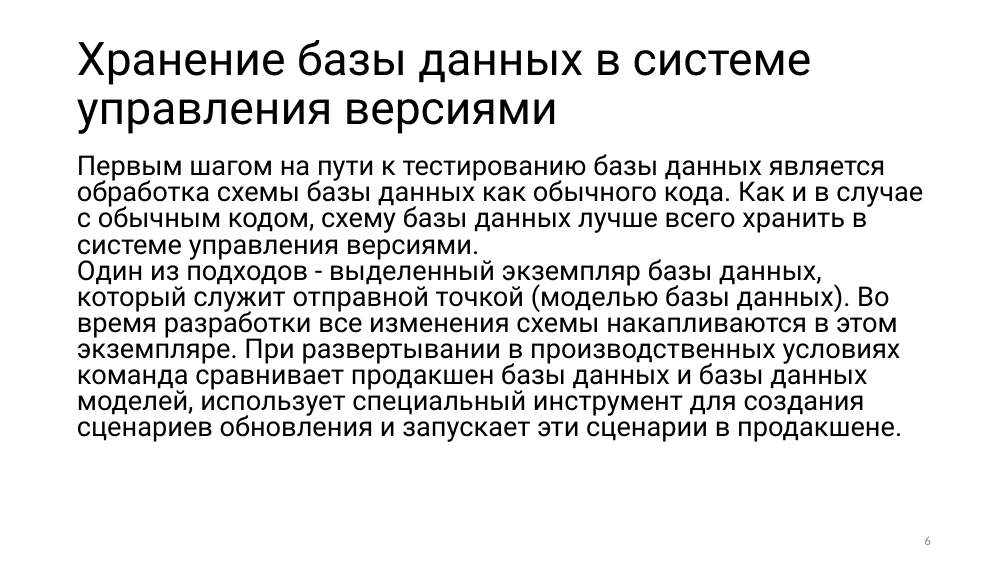
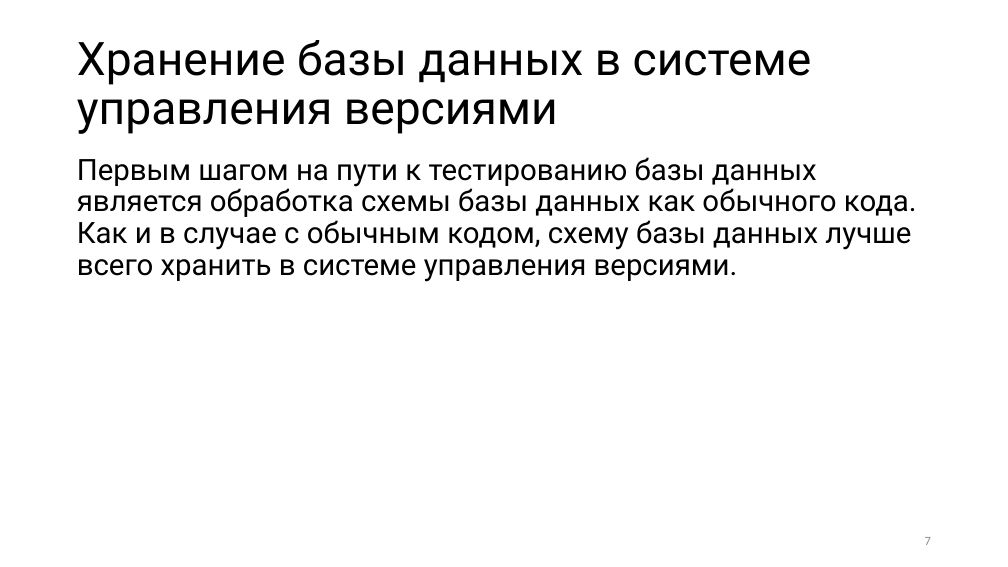
Before and after one commit to Sa1Gur/DbTest.Containers, a slide deck: slide 7 of DbaseTesting.pptx (slide 6 before the commit). Drawn at 1008x567 pixels with LibreOffice and Linux fonts; fonts in the diff are those of the drawing. Boxes give left, top, right and bottom in pixels: in the first picture for what was removed or moved away, otherwise in the second. Text is boxed around its words. In the diff, an @@ line names an element or a change of style, - is before the commit and + after.

```diff
--- a/DbaseTesting.pptx
+++ b/DbaseTesting.pptx
@@ text at (77, 157, 917, 282): text changed; size 25.9 to 28 pt @@
-Первым шагом на пути к тестированию базы данных является обработка схемы базы данных как обычного кода. Как и в случае с обычным кодом, схему базы данных лучше всего хранить в системе управления версиями.
-Один из подходов - выделенный экземпляр базы данных, который служит отправной точкой (моделью базы данных). Во время разработки все изменения схемы накапливаются в этом экземпляре. При развертывании в производственных условиях команда сравнивает продакшен базы данных и базы данных моделей, использует специальный инструмент для создания сценариев обновления и запускает эти сценарии в продакшене.
+Первым шагом на пути к тестированию базы данных является обработка схемы базы данных как обычного кода. Как и в случае с обычным кодом, схему базы данных лучше всего хранить в системе управления версиями.
@@ page number at (925, 537, 931, 545): text changed @@
-6
+7
```
Also in this commit, not shown: 34 other slides changed, 8 slides added, 5 slides removed, 1 other file.
